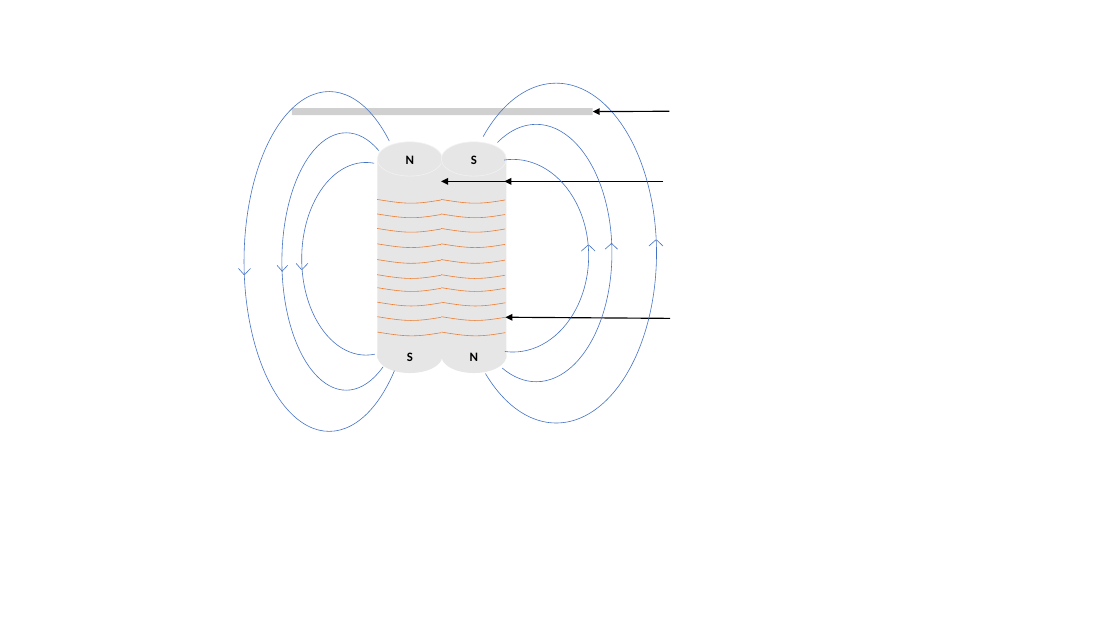
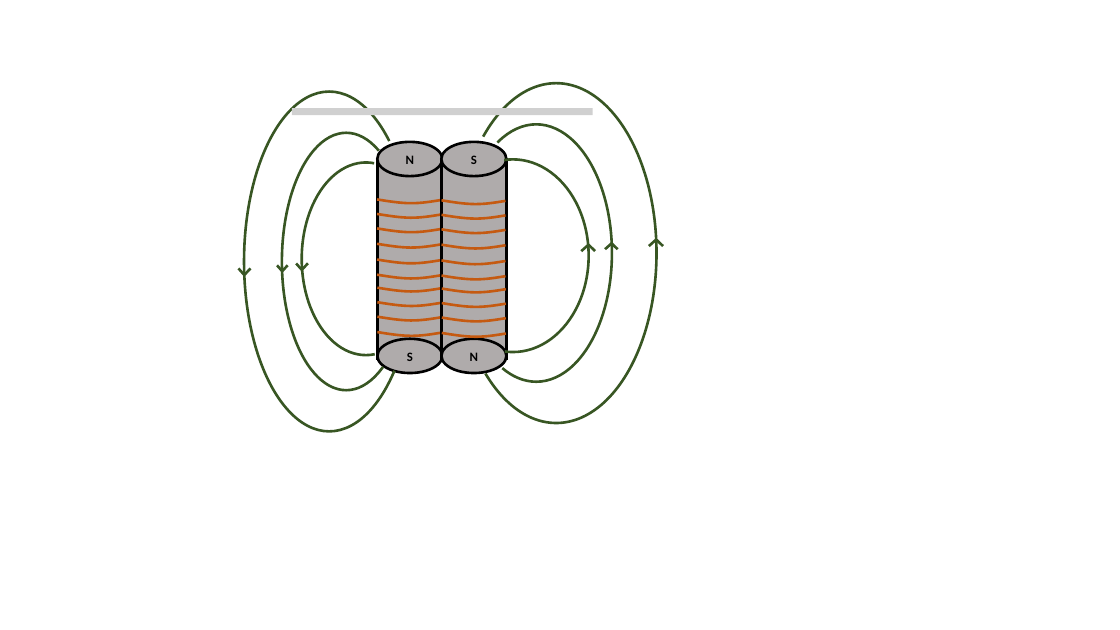
Before and after one commit to Chrismorel7/TIPE---Micro_guitare_elec, a slide deck: slide 1 of Attachment/Schema/schema.pptx. Drawn at 1120x630 pixels with LibreOffice and Linux fonts; fonts in the diff are those of the drawing; grey boxes stand for pictures. Boxes give left, top, right and bottom in pixels: in the first picture for what was removed or moved away, otherwise in the second. Text is boxed around its words. In the diff, an @@ line names an element or a change of style, - is before the commit and + after.

```diff
--- a/Attachment/Schema/schema.pptx
+++ b/Attachment/Schema/schema.pptx
@@ group removed at [441, 111, 670, 318]: 4 arrows @@
@@ ellipse "N" at [377, 142, 442, 176]: fill #E7E6E6 to #AFABAB; outline #F2F2F2 0.5 pt to #000000 2.25 pt @@
@@ ellipse "S" at [441, 142, 506, 176]: fill #E7E6E6 to #AFABAB; outline #F2F2F2 0.5 pt to #000000 2.25 pt @@
@@ outline #4472C4 0.5 pt to #385723 2.25 pt in 6 elements at [282, 133, 411, 390], [244, 92, 414, 432], [438, 160, 589, 352], [460, 124, 612, 381], [456, 83, 657, 423], [302, 162, 430, 355] @@
@@ fill #E7E6E6 to #AFABAB; outline none to #000000 2.25 pt in 4 elements at [377, 339, 442, 373], [442, 339, 507, 373], [377, 159, 442, 359], [441, 159, 506, 359] @@
@@ line (239, 269) - (244, 275): stroke #4472C4 0.5 pt to #385723 2.25 pt @@
@@ line (245, 275) - (250, 269): stroke #4472C4 0.5 pt to #385723 2.25 pt @@
@@ line (277, 266) - (282, 271): stroke #4472C4 0.5 pt to #385723 2.25 pt @@
@@ line (281, 271) - (288, 266): stroke #4472C4 0.5 pt to #385723 2.25 pt @@
@@ line (297, 264) - (302, 270): stroke #4472C4 0.5 pt to #385723 2.25 pt @@
@@ line (302, 270) - (308, 264): stroke #4472C4 0.5 pt to #385723 2.25 pt @@
@@ line (588, 245) - (581, 251): stroke #4472C4 0.5 pt to #385723 2.25 pt @@
@@ line (595, 251) - (589, 245): stroke #4472C4 0.5 pt to #385723 2.25 pt @@
@@ line (613, 243) - (605, 250): stroke #4472C4 0.5 pt to #385723 2.25 pt @@
@@ line (618, 250) - (612, 243): stroke #4472C4 0.5 pt to #385723 2.25 pt @@
@@ line (656, 240) - (649, 246): stroke #4472C4 0.5 pt to #385723 2.25 pt @@
@@ line (663, 246) - (657, 240): stroke #4472C4 0.5 pt to #385723 2.25 pt @@
@@ outline #ED7D31 0.5 pt to #C55A11 2.25 pt; outline redrawn in 10 elements at [442, 303, 506, 308], [442, 318, 506, 322], [442, 333, 506, 337], [442, 200, 506, 204], [442, 229, 506, 234], [442, 276, 506, 280], [442, 215, 506, 219], [442, 245, 506, 249], [442, 260, 506, 265], [442, 289, 506, 293] @@
@@ outline #ED7D31 0.5 pt to #C55A11 2.25 pt in 10 elements at [377, 199, 441, 203], [377, 214, 441, 218], [377, 229, 441, 233], [377, 244, 441, 248], [377, 260, 441, 264], [377, 275, 441, 279], [377, 287, 441, 292], [377, 302, 441, 307], [377, 317, 441, 321], [377, 332, 441, 336] @@
```
Also in this commit, not shown: 1 other slide changed, 20 other files.
